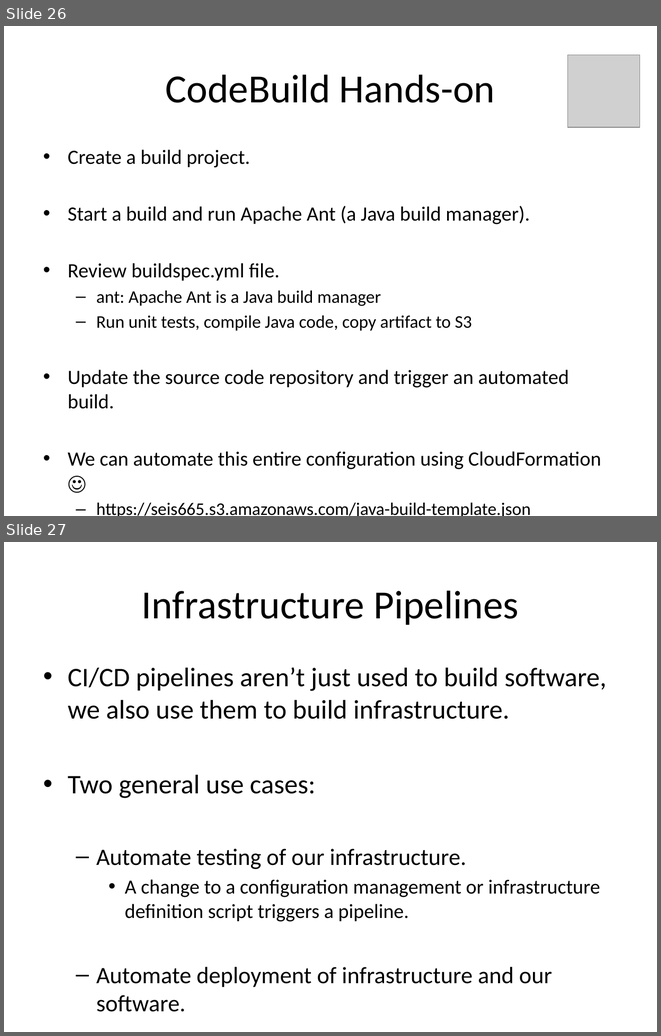
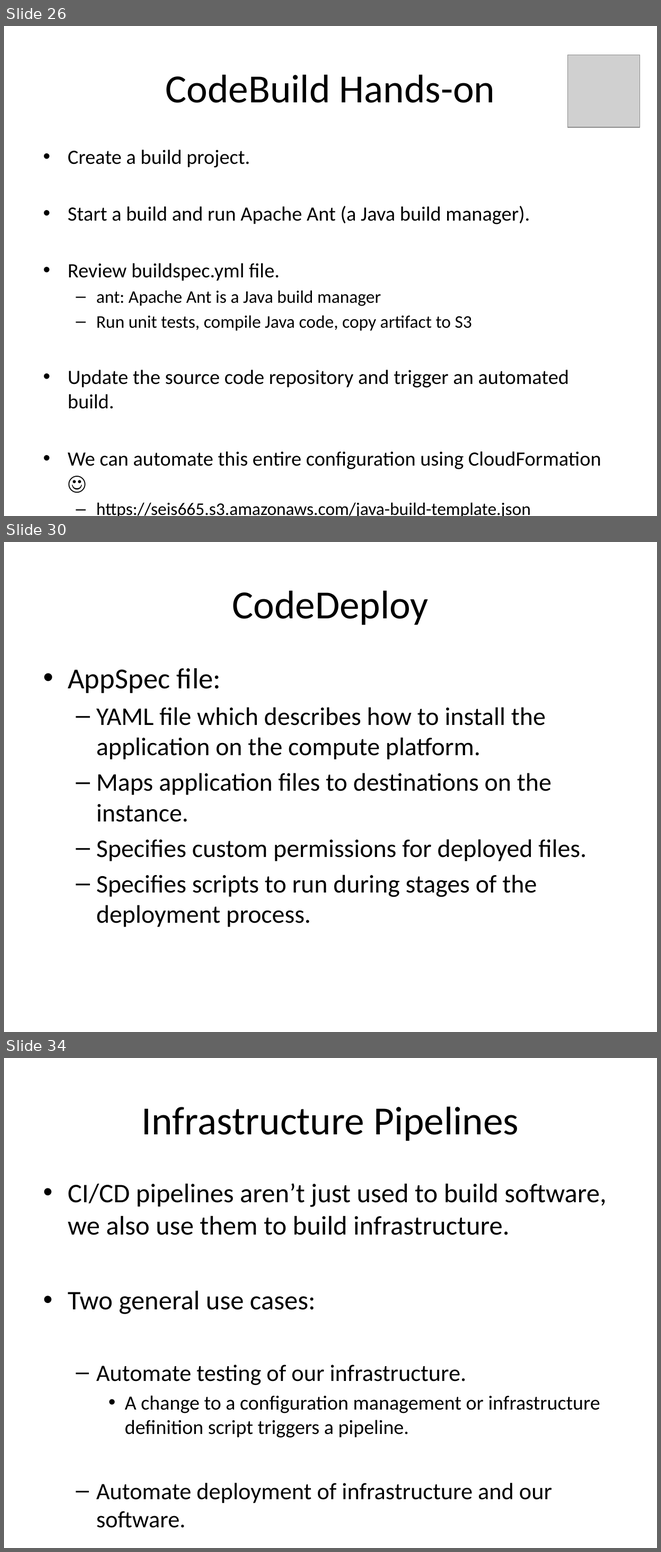
Before and after one commit to jasondbaker/infrastructure-class, a slide deck: lectures/infrastructure-week-10.pptx. Shown one above the other, each under a label of ours: slides 26 and 27 before the commit, slides 26, 30 and 34 after it; the slides between them are not shown. The pictures are 661x1036 and 661x1552 pixels, drawn with LibreOffice and Linux fonts; fonts in the diff are those of the drawing; grey boxes stand for pictures. Boxes give left, top, right and bottom in pixels: in the first picture for what was removed or moved away, otherwise in the second. Text is boxed around its words. In the diff, an @@ line names an element or a change of style, - is before the commit and + after.

```diff
--- a/lectures/infrastructure-week-10.pptx
+++ b/lectures/infrastructure-week-10.pptx
@@ slide 30 added at [4, 542, 657, 1032], background #FFFFFF @@
@@ title added at [232, 590, 429, 625], 44 pt, text #000000 @@
+CodeDeploy
@@ text added at [68, 668, 586, 927], 28 pt, text #000000 @@
+• AppSpec file:
+  – YAML file which describes how to install the application on the compute platform.
+  – Maps application files to destinations on the instance.
+  – Specifies custom permissions for deployed files.
+  – Specifies scripts to run during stages of the deployment process.
@@ what was slide 27 is now slide 34 @@
```
Also in this commit, not shown: 6 other slides added, 6 other files.
